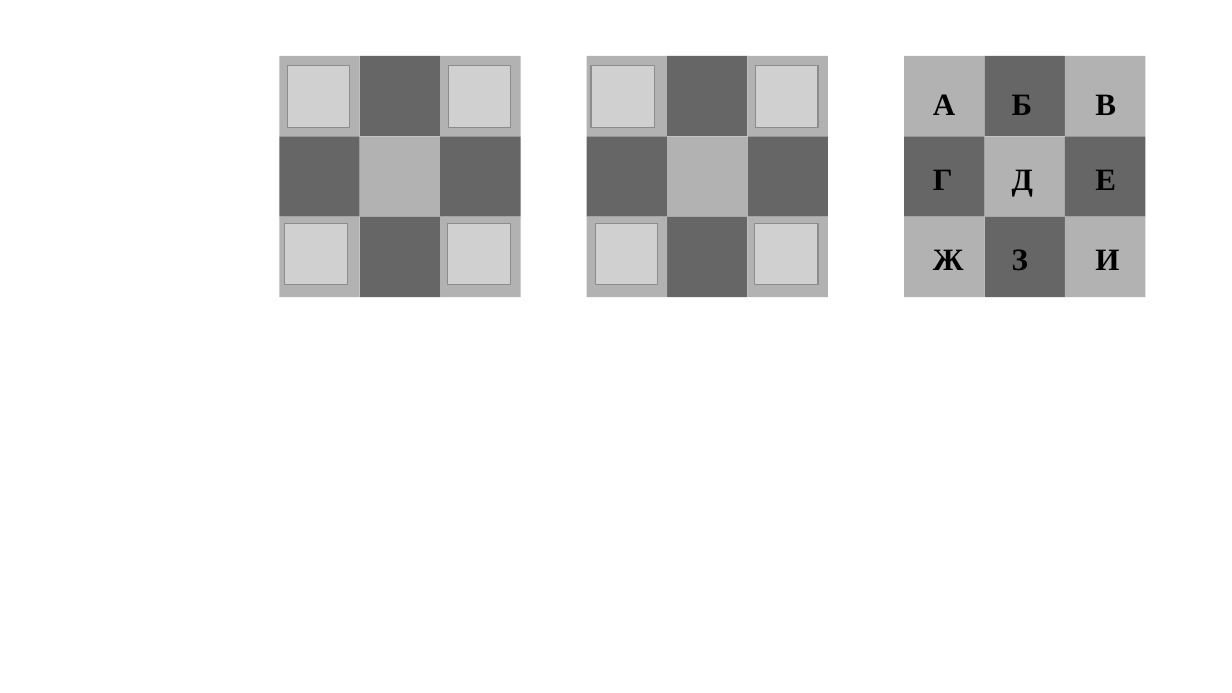
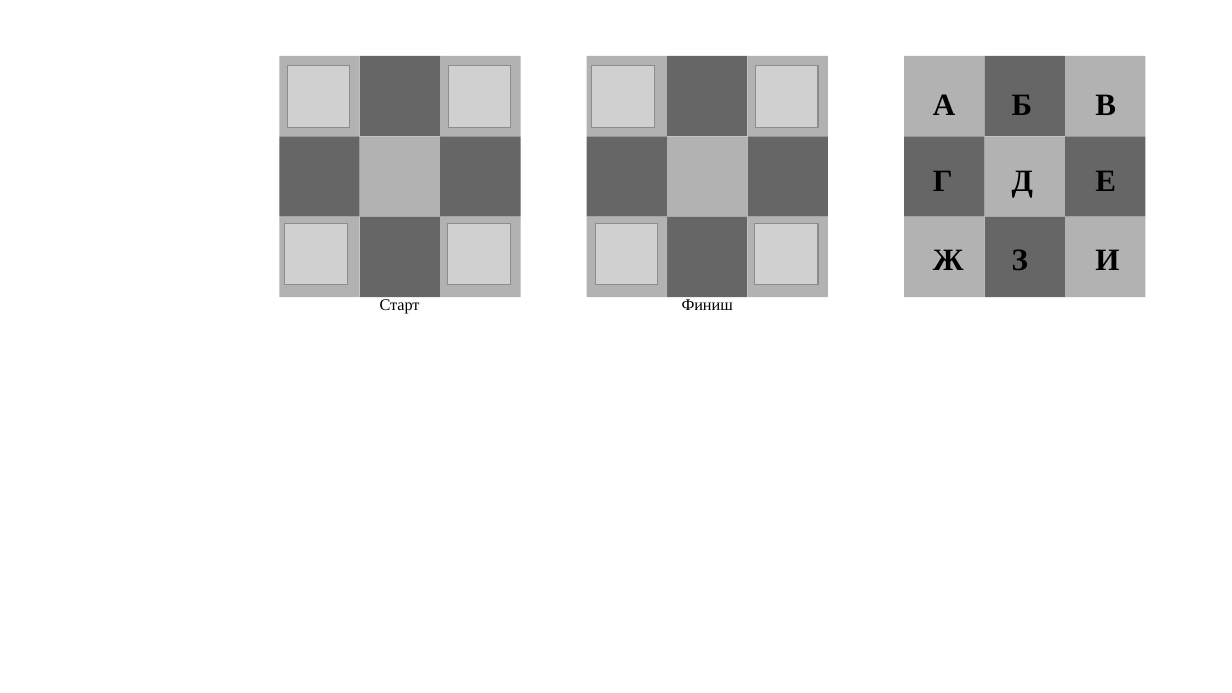
Before and after one commit to elerend/GraphsTextBook, a slide deck: slide 1 of Graphs_Vertices_And_Edges/img/chess.pptx. Drawn at 1232x693 pixels with LibreOffice and Linux fonts; fonts in the diff are those of the drawing; grey boxes stand for pictures. Boxes give left, top, right and bottom in pixels: in the first picture for what was removed or moved away, otherwise in the second. Text is boxed around its words. In the diff, an @@ line names an element or a change of style, - is before the commit and + after.

```diff
--- a/Graphs_Vertices_And_Edges/img/chess.pptx
+++ b/Graphs_Vertices_And_Edges/img/chess.pptx
@@ text added at (380, 299, 420, 314), 10.5 pt, text #000000 @@
+Старт
@@ text added at (682, 299, 733, 310), 10.5 pt, text #000000 @@
+Финиш
```
Also in this commit, not shown: 12 other files.
